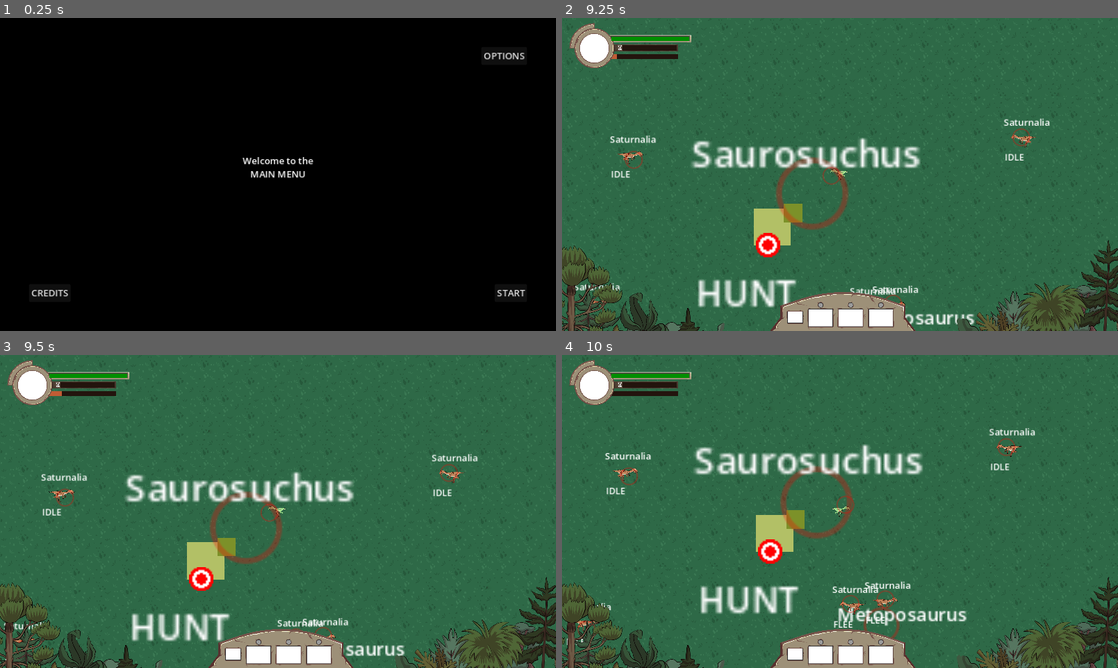
Above: before the commit, frames 1-4 (two rows, left to right).
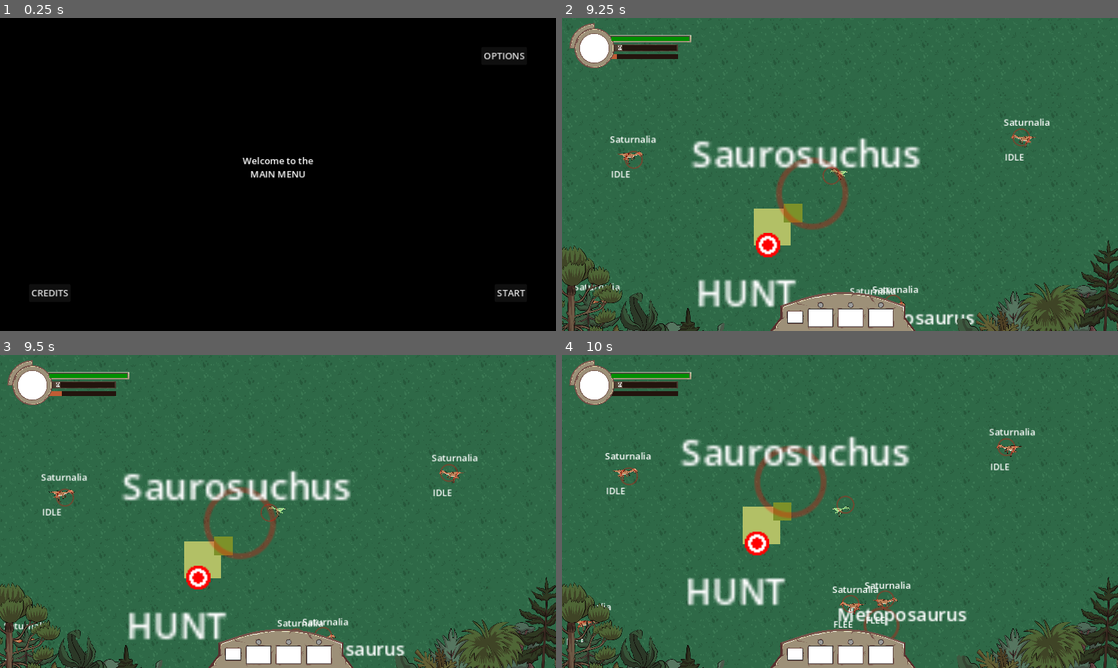
Above: after the commit, the same moments.

Repository: Enneagon/GodotGameJam2024
Game: Godot game, scene res://Scenes/main_menu.tscn
Two runs of this game, one before a commit and one after it. Both use one fixed random seed, a clock stepped at 60 frames per second and the inputs below.
Inputs (mouse positions are in pixels of both pictures, inside the frame that each line leads up to):
- Up to frame 1 (0.25 s): no input
- Up to frame 2 (9.25 s): click "START" at 0.5 s; click "CONTINUE" at 1.25 s; move the mouse to (962, 158) at 2.02 s; hold D (move_right) 2.03-2.78 s; hold Shift (sprint) 2.03-2.78 s; move the mouse to (728, 190) at 2.77 s; hold Down (move_down) 2.78-3.53 s; tap Shift (sprint) every 1.5 s from 2.85 to 8.85 s; move the mouse to (895, 105) at 3.52 s; hold D (move_right) 3.53-4.28 s; hold Shift (sprint) 3.53-4.28 s; move the mouse to (812, 237) at 4.27 s; hold W (move_up) 4.28-5.03 s; move the mouse to (1006, 221) at 5.02 s; hold Shift (sprint) 5.03-5.78 s; hold A (move_left) 5.03-6.53 s; move the mouse to (673, 127) at 5.77 s; move the mouse to (867, 174) at 6.52 s; hold Down (move_down) 6.53-7.28 s; hold Shift (sprint) 6.53-7.28 s; move the mouse to (756, 96) at 7.27 s; hold D (move_right) 7.28-8.03 s; move the mouse to (962, 158) at 8.02 s; hold W (move_up) 8.03-8.78 s; hold Shift (sprint) 8.03-8.78 s; move the mouse to (728, 190) at 8.77 s; hold D (move_right) from 8.78 s (still down)
- Up to frame 3 (9.5 s): keep holding D (move_right)
- Up to frame 4 (10 s): move the mouse to (895, 442) at 9.52 s; release D (move_right) at 9.53 s; hold Down (move_down) from 9.53 s (still down); hold Shift (sprint) from 9.53 s (still down)

Frames 1-2 are identical in both runs. In frame 3, 4.9% of the frame differs, in the area x 21-64%, y 36-92%; in frame 4, 6.7%, in the area x 21-65%, y 26-83%.

Commit message:
Coupl'a fixes

Diff:
--- a/Scripts/enemy.gd
+++ b/Scripts/enemy.gd
@@ -12,7 +12,7 @@
 @onready var stateLabel = $State
 @onready var flee_timer = $FleeTimer
 @onready var hunt_timer = $HuntTimer
-var hunt_time = 15.0
+var hunt_time = 8.0
 var flee = false
 var outOfBounds = false
 
@@ -319,5 +319,5 @@
 func _on_hunt_timer_timeout():
 	# If this much time has passed and the dino hasn't caught its prey, chase something else instead
 	if behaviorState == state.HUNT:
-		preyWithinDetectionRange.pop_front()
+		preyWithinDetectionRange.shuffle()
 		print("Couldn't catch prey...")
--- a/Scripts/enemy_weakspot.gd
+++ b/Scripts/enemy_weakspot.gd
@@ -2,17 +2,20 @@
 
 var weakspotDistance = 8.0
 var direction = Vector2.LEFT
-var respawnTime = 0.5
+var respawnTime = 1.5
+
+@onready var respawnTimer = $RespawnTimer
 
 func _ready():
+	respawnTimer.wait_time = respawnTime
 	if get_parent().dinoSize <= GlobalVars.playerSize:
 		queue_free()
 	randomizePosition()
 
 func criticallyHit():
 	hide()
-	set_deferred("monitorable", false)
-	$"../WeakSpot/RespawnTimer".start()
+	$CollisionShape2D.set_deferred("disabled", true)
+	respawnTimer.start()
 
 func randomizePosition():
 	direction = Vector2(randf_range(-1, 1), randf_range(-1, 1))
@@ -22,5 +25,5 @@
 
 func _on_respawn_timer_timeout():
 	randomizePosition()
-	monitorable = true
+	$CollisionShape2D.disabled = false
 	show()
--- a/Scripts/food.gd
+++ b/Scripts/food.gd
@@ -18,9 +18,10 @@
 
 func _on_timer_timeout():
 	var dinoManager = get_tree().get_first_node_in_group("DinoManager")
-	if position.x < (-dinoManager.worldWidth/2) or position.x > (dinoManager.worldWidth/2) or position.y < (-dinoManager.worldHeight/2) or position.y > (dinoManager.worldHeight/2):
-		print("Removed OOB food")
-		queue_free()
+	if dinoManager != null:
+		if position.x < (-dinoManager.worldWidth/2) or position.x > (dinoManager.worldWidth/2) or position.y < (-dinoManager.worldHeight/2) or position.y > (dinoManager.worldHeight/2):
+			print("Removed OOB food")
+			queue_free()
 	isReadyToBeEaten = true
 	var hungryDinos = $Area2D.get_overlapping_bodies()
 	if !hungryDinos.is_empty():
